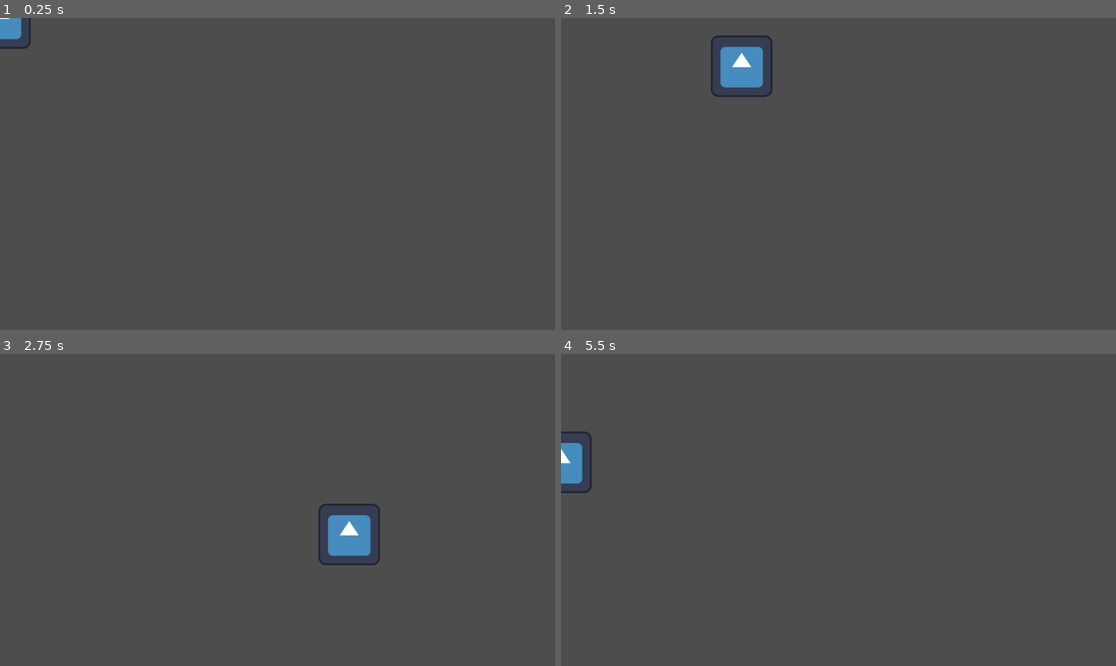
Above: before the commit, frames 1-4 (two rows, left to right).
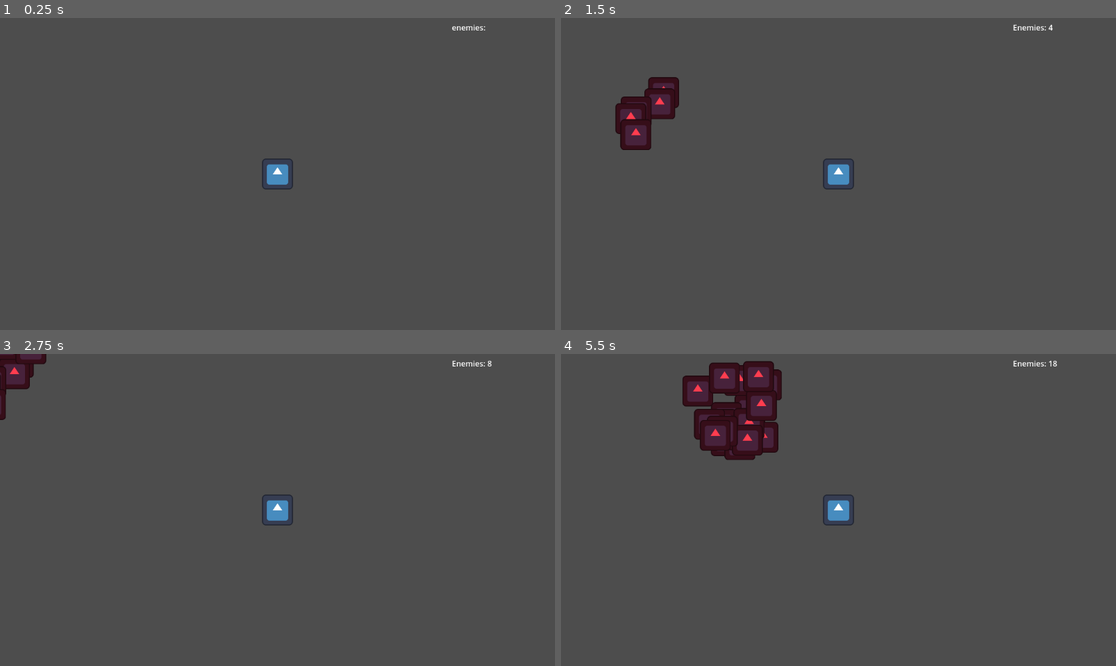
Above: after the commit, the same moments.

Repository: zyroot0x/game-prototype-1
Game: Godot game, scene res://scenes/main/main.tscn
Same seed, same stepped clock (60 frames per second), same inputs: the game is played once before the commit and once after it. Before the commit the project starts from res://scenes/player.tscn. The engine's default icon, where the game draws it, is replaced by a stand-in: a white triangle on a blue panel in a dark square.
Inputs:
- Up to frame 1 (0.25 s): no input
- Up to frame 2 (1.5 s): hold D (move_right) 0.53-1.28 s; hold S (move_down) from 1.28 s (still down)
- Up to frame 3 (2.75 s): release S (move_down) at 2.03 s; hold D (move_right) from 2.03 s (still down)
- Up to frame 4 (5.5 s): release D (move_right) at 2.78 s; hold W (move_up) 2.78-3.53 s; hold A (move_left) 3.53-5.03 s; hold S (move_down) from 5.03 s (still down)

The runs differ from the first frame. In frame 1, 0.7% of the frame differs, in the area x 0-88%, y 0-56%; in frame 2, 3.4%; in frame 3, 2.6%; in frame 4, 5.6%, in the area x 0-90%, y 2-56%.

Commit message:
add Enemy scene and basic spawner

Diff:
--- /dev/null
+++ b/main.gd
@@ -0,0 +1,18 @@
+extends Node2D
+
+signal enemy_created
+var enemy_scene: PackedScene = preload("res://scenes/enemy/enemy.tscn")
+var enemies: int = 0
+
+func _ready() -> void:
+	$Timer.start()
+
+func _on_timer_timeout() -> void:
+	var enemy = enemy_scene.instantiate()
+	enemy.position = Vector2(randi() % 300, randi() % 300)
+	$Enemy.add_child(enemy)
+	enemy_created.emit()
+	enemies += 1
+
+func _on_enemy_created() -> void:
+	$Ui/EnemyCounter/MarginContainer/Label.text = "Enemies: " + str(enemies)
--- a/project.godot
+++ b/project.godot
@@ -11,7 +11,7 @@
 [application]
 
 config/name="game-prototype-1"
-run/main_scene="uid://bxn0ktvlcc62h"
+run/main_scene="uid://dlnxmfck8phpw"
 config/features=PackedStringArray("4.4", "Mobile")
 config/icon="res://icon.svg"
 
--- /dev/null
+++ b/scenes/enemy/enemy.gd
@@ -0,0 +1 @@
+extends CharacterBody2D
--- /dev/null
+++ b/scenes/enemy/enemy.tscn
@@ -0,0 +1,18 @@
+[gd_scene load_steps=4 format=3 uid="uid://4uuugfk6f6q2"]
+
+[ext_resource type="Script" uid="uid://bmx67ts8gu1my" path="res://scenes/enemy/enemy.gd" id="1_a3pup"]
+[ext_resource type="Texture2D" uid="uid://cp38laun8yfha" path="res://icon.svg" id="2_40wdo"]
+
+[sub_resource type="RectangleShape2D" id="RectangleShape2D_a3pup"]
+size = Vector2(128, 129)
+
+[node name="Enemy" type="CharacterBody2D"]
+script = ExtResource("1_a3pup")
+
+[node name="Sprite2D" type="Sprite2D" parent="."]
+modulate = Color(1, 0.240804, 0.308795, 1)
+texture = ExtResource("2_40wdo")
+
+[node name="CollisionShape2D" type="CollisionShape2D" parent="."]
+position = Vector2(0, -0.5)
+shape = SubResource("RectangleShape2D_a3pup")
--- /dev/null
+++ b/scenes/main/main.tscn
@@ -0,0 +1,24 @@
+[gd_scene load_steps=4 format=3 uid="uid://dlnxmfck8phpw"]
+
+[ext_resource type="Script" uid="uid://jc06herhel73" path="res://main.gd" id="1_iuonh"]
+[ext_resource type="PackedScene" uid="uid://bxn0ktvlcc62h" path="res://scenes/player/player.tscn" id="2_k2fmo"]
+[ext_resource type="PackedScene" uid="uid://bbwi0fyunxp0w" path="res://scenes/ui/ui.tscn" id="3_k2fmo"]
+
+[node name="Main" type="Node2D"]
+script = ExtResource("1_iuonh")
+
+[node name="Enemy" type="Node2D" parent="."]
+
+[node name="Player" parent="." instance=ExtResource("2_k2fmo")]
+position = Vector2(587, 330)
+
+[node name="Camera2D" type="Camera2D" parent="Player"]
+zoom = Vector2(0.5, 0.5)
+
+[node name="Timer" type="Timer" parent="."]
+wait_time = 0.284
+
+[node name="Ui" parent="." instance=ExtResource("3_k2fmo")]
+
+[connection signal="enemy_created" from="." to="." method="_on_enemy_created"]
+[connection signal="timeout" from="Timer" to="." method="_on_timer_timeout"]
--- a/scenes/player.gd
+++ b/scenes/player/player.gd
@@ -2,7 +2,7 @@
 
 @export var speed: int = 500
 
-func _process(delta: float) -> void:
+func _process(_delta: float) -> void:
 	var direction := Input.get_vector("move_left", "move_right", "move_up", "move_down")
 	velocity = direction * speed
 
--- a/scenes/player.tscn
+++ b/scenes/player/player.tscn
@@ -1,7 +1,7 @@
 [gd_scene load_steps=4 format=3 uid="uid://bxn0ktvlcc62h"]
 
 [ext_resource type="Texture2D" uid="uid://cp38laun8yfha" path="res://icon.svg" id="1_3vyb7"]
-[ext_resource type="Script" uid="uid://dc0aatlb1tov6" path="res://scenes/player.gd" id="1_g2els"]
+[ext_resource type="Script" uid="uid://dc0aatlb1tov6" path="res://scenes/player/player.gd" id="1_g2els"]
 
 [sub_resource type="RectangleShape2D" id="RectangleShape2D_g2els"]
 size = Vector2(128, 129)
--- /dev/null
+++ b/scenes/ui/ui.tscn
@@ -0,0 +1,25 @@
+[gd_scene format=3 uid="uid://bbwi0fyunxp0w"]
+
+[node name="Ui" type="CanvasLayer"]
+
+[node name="EnemyCounter" type="Control" parent="."]
+layout_mode = 3
+anchor_left = 0.862
+anchor_right = 1.0
+offset_left = -40.0
+offset_bottom = 40.0
+grow_horizontal = 0
+
+[node name="MarginContainer" type="MarginContainer" parent="EnemyCounter"]
+layout_mode = 1
+anchors_preset = -1
+anchor_right = 1.0
+anchor_bottom = 1.0
+offset_left = -15.0
+grow_horizontal = 2
+grow_vertical = 2
+
+[node name="Label" type="Label" parent="EnemyCounter/MarginContainer"]
+layout_mode = 2
+text = "enemies:"
+vertical_alignment = 1
Not shown, added: main.gd.uid
Not shown, added: scenes/enemy/enemy.gd.uid
Renamed: scenes/player.gd.uid -> scenes/player/player.gd.uid
